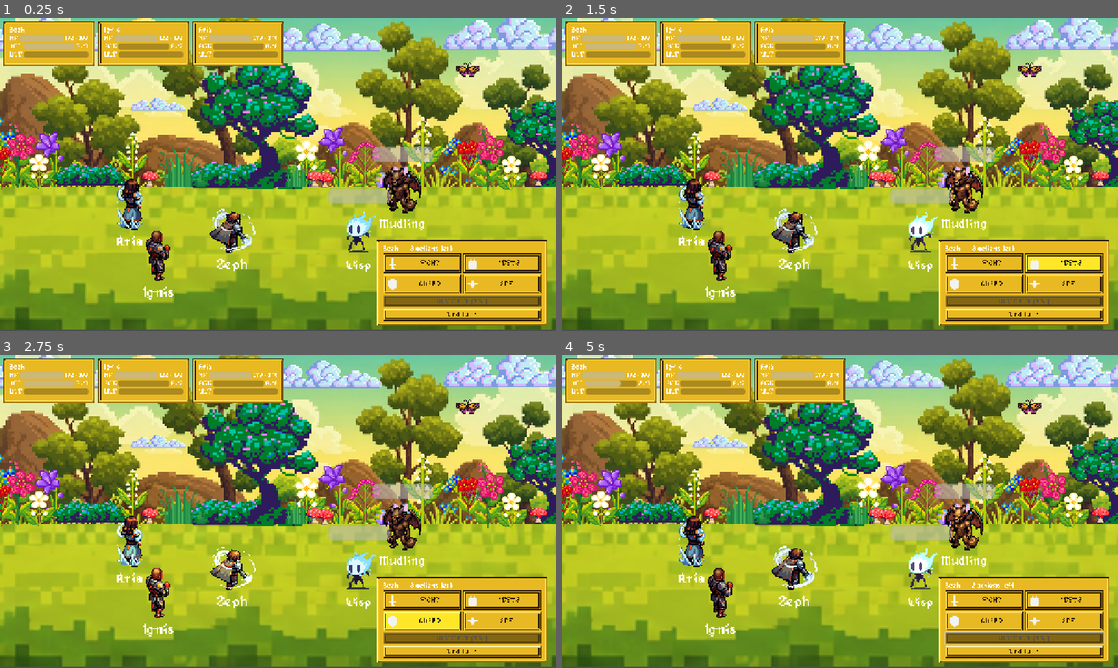
Above: before the commit, frames 1-4 (two rows, left to right).
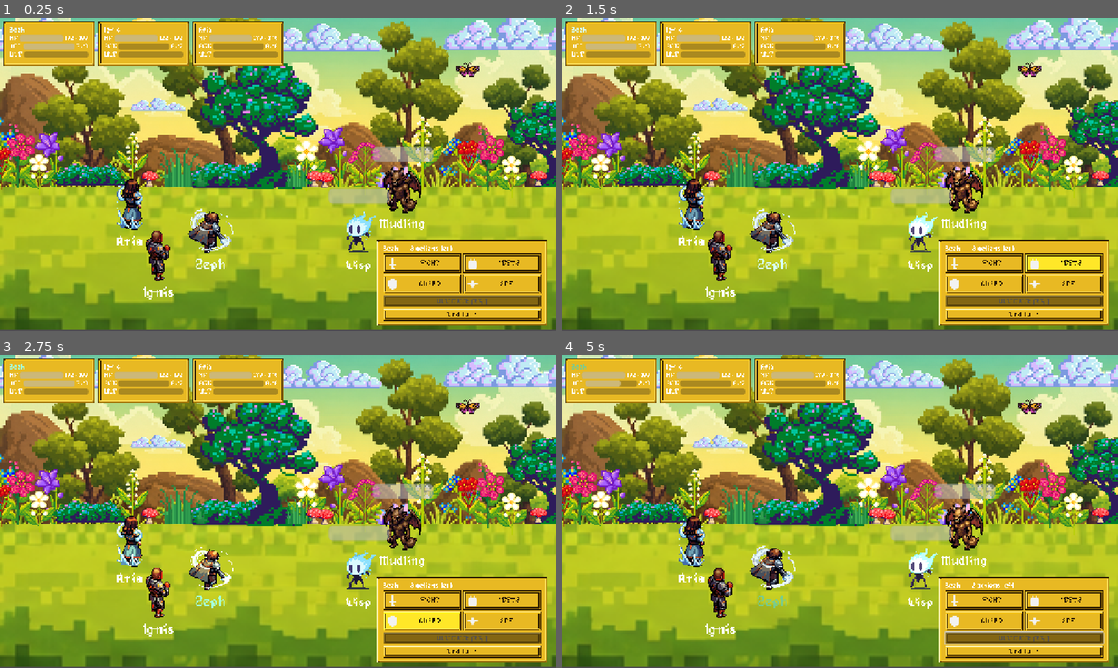
Above: after the commit, the same moments.

Repository: j75484696-bot/rpg_game_dmitra
Game: Godot game, scene res://scenes/battle/battle.tscn
Two runs of this game, one before a commit and one after it. Both use one fixed random seed, a clock stepped at 60 frames per second and the inputs below.
Inputs (mouse positions are in pixels of both pictures, inside the frame that each line leads up to):
- Up to frame 1 (0.25 s): no input
- Up to frame 2 (1.5 s): click "FIGHT" at 0.5 s; click "ITEMS" at 1.25 s
- Up to frame 3 (2.75 s): click "GUARD" at 2 s
- Up to frame 4 (5 s): move the mouse to (795, 564) at 2.77 s; hold Right (ui_right) 2.78-3.5 s; click (795, 564) at 2.92 s; click "SPELL" at 3.5 s; move the mouse to (723, 592) at 4.27 s; hold Down (ui_down) from 4.28 s (still down); click (723, 592) at 4.42 s

The runs differ from the first frame. In frame 1, 1.1% of the frame differs, in the area x 33-46%, y 60-81%; in frame 2, 1.2%; in frame 3, 1.1%; in frame 4, 1.3%, in the area x 1-46%, y 2-81%.

Commit message:
Replace the step-forward with an element-coloured name shine
Combatants now stay exactly where the player put them. The acting one's
name pulses in their element colour instead -- ping-pong between
overbright and tinted, so it reads as a shine rather than a recolour.
Heroes glow both labels, the one under the sprite and the one on their
panel, so the two agree.

This is the better cue for a reason beyond taste: formation is the
player's decision and it drives threat (Front 50, Center 30, Back1 10).
Sliding combatants around to mark a turn fought the thing the layout is
there to communicate.

Elements gains COLOR and color_of() -- the ten element colours defined
once, so the turn glow, spell VFX and icons cannot drift apart. Picked
to stay legible against the gold UI frame.

Removed with it: _step, _reset_heroes, _reset_enemies, _slide, the three
STEP_* constants and the slot_home/enemy_home arrays that existed only
to support stepping. No dead code left behind.

Verified each hero glows their own element (Zeph green/Wind, Ignis
orange/Fire, Aria blue/Water), two labels pulsing for the actor, and
nobody moved across a full cycle.

Co-Authored-By: Claude Opus 5 <noreply@anthropic.com>

Diff:
--- a/core/Elements.gd
+++ b/core/Elements.gd
@@ -3,6 +3,25 @@
 
 # Every element in the game
 enum E { WATER, FIRE, WIND, EARTH, ICE, LIGHTNING, LAVA, SAND, DARK, LIGHT }
+
+# The colour that IS this element on screen — the turn glow, and whatever spell
+# VFX and icons end up needing. Defined once here so nothing invents its own.
+# Chosen to stay legible against the gold UI frame, so nothing is near #E8B923.
+const COLOR := {
+	E.WATER:     Color("3FA9F5"),
+	E.FIRE:      Color("FF6B35"),
+	E.WIND:      Color("7FE3A8"),
+	E.EARTH:     Color("B07B4A"),
+	E.ICE:       Color("9EDCF0"),
+	E.LIGHTNING: Color("FFE14D"),
+	E.LAVA:      Color("E8482A"),
+	E.SAND:      Color("D9C27A"),
+	E.DARK:      Color("9B6BD6"),
+	E.LIGHT:     Color("FFF6C2"),
+}
+
+func color_of(element: int) -> Color:
+	return COLOR.get(element, Color.WHITE)
 
 # Which slot in a stat array is which. [STA, HP, DEF, ATT, MAG, SPD]
 enum STAT { STA, HP, DEF, ATT, MAG, SPD }
--- a/scenes/battle/battle.gd
+++ b/scenes/battle/battle.gd
@@ -29,19 +29,15 @@
 	Targeting.POS.BACK1,   # threat 10
 ]
 
-# How far the acting character steps toward the enemy, and how far everyone
-# else drifts away. This is the ONLY turn cue - there is no arrow or highlight.
-const STEP_FORWARD := 50.0
-const STEP_BACK := -40.0
-const STEP_TIME := 0.18
+# The turn cue is the actor's name shining in their element colour. Nobody
+# moves — formation is the player's decision and it drives threat, so shuffling
+# combatants to mark a turn fought what the layout is there to say.
+const GLOW_PERIOD := 0.5
 
 # Bars slide to their new value rather than snapping. A 40-damage hit that
 # teleports the bar reads as a glitch; the same hit draining reads as a hit.
 const BAR_DRAIN_TIME := 0.25
 
-# Hit feedback. Both act on the SPRITE, never on the node or slot that does the
-# stepping — two tweens on one position property fight, and the loser's target
-# is where the character stays parked.
 # Floating-text colours. There is no message log — these popups ARE the log.
 const DAMAGE_COLOR := Color(1.0, 0.95, 0.85)
 const EFFECTIVE_COLOR := Color(1.0, 0.72, 0.35)
@@ -51,6 +47,8 @@
 # Pulse applied to whichever side is currently clickable.
 const TARGET_TINT := Color(1.35, 1.35, 1.1)
 
+# Hit feedback acts on the SPRITE, not the node — so a shake can never fight
+# whatever else is positioning the combatant.
 const FLASH_TIME := 0.16
 const SHAKE_OFFSET := 7.0
 const SHAKE_STEP := 0.05
@@ -83,9 +81,9 @@
 var battle: BattleState
 var hero_nodes: Array = []      # one per active hero, parented to its slot
 var enemy_nodes: Array = []     # one per enemy, index-aligned with battle.enemies
-var slot_home: Array = []       # each hero slot's resting x, to step back to
-var enemy_home: Array = []      # same for enemies - never offset from CURRENT
-								# x, or the step accumulates every turn
+# Labels currently pulsing, with their tweens, so the glow can be torn down
+# when the turn passes.
+var glow_labels: Array = []
 
 # Which action is waiting for a target, or -1 when nothing is pending.
 var pending_action: int = -1
@@ -96,8 +94,6 @@
 # --- Setup ----------------------------------------------------------------
 
 func _ready() -> void:
-	for slot in hero_slots:
-		slot_home.append(slot.position.x)
 
 	action_buttons = {
 		Actions.TYPE.MELEE: buttons.get_node("AttackButton"),
@@ -186,7 +182,6 @@
 		_dress(node, str(e.get("name", "")), ["enemy", "boss"])
 		node.get_node("ClickArea").input_event.connect(_on_combatant_clicked.bind(i, false))
 		enemy_nodes.append(node)
-		enemy_home.append(enemy_slots[i].position.x)
 
 # Give a combatant its idle animation if art exists for it, otherwise leave the
 # placeholder block showing. Art is found by name, so dropping
@@ -247,32 +242,41 @@
 # No message log. Everything the player needs to read appears in world, on the
 # thing it happened to, and leaves — see _popup().
 
-# --- The turn cue: step forward, everyone else drifts back -----------------
-
-func _step(index: int, is_hero: bool) -> void:
-	# Heroes who aren't acting never move - only the current actor steps, and
-	# only they get put back on their saved spot afterward. Resetting everyone
-	# first (a no-op for whoever's already home) keeps that true regardless of
-	# whose turn just ended.
-	_reset_heroes()
-	if not is_hero:
-		# Enemies step too, or their turn has no cue at all - which matters most
-		# on a 2-action enemy, where two hits land with nothing marking who.
-		# Enemies face left, so "forward" is negative x.
-		for i in enemy_nodes.size():
-			var to_x: float = enemy_home[i] + (-STEP_FORWARD if i == index else -STEP_BACK)
-			_slide(enemy_nodes[i].get_parent(), to_x)
-		return
-	_slide(hero_nodes[index].get_parent(), slot_home[index] + STEP_FORWARD)
-	_reset_enemies()
-
-func _reset_heroes() -> void:
-	for i in hero_nodes.size():
-		_slide(hero_nodes[i].get_parent(), slot_home[i])
-
-func _reset_enemies() -> void:
-	for i in enemy_nodes.size():
-		_slide(enemy_nodes[i].get_parent(), enemy_home[i])
+# --- The turn cue: the actor's name shines in their element colour ---------
+# Nobody moves. Formation is the player's decision and it drives threat, so
+# shuffling combatants around to mark a turn fought the thing the layout is
+# there to communicate.
+
+func _clear_turn_glow() -> void:
+	for entry in glow_labels:
+		var tween = entry["tween"]
+		if tween != null and is_instance_valid(tween):
+			tween.kill()
+		var label: Label = entry["label"]
+		if is_instance_valid(label):
+			label.modulate = Color.WHITE
+	glow_labels.clear()
+
+func _set_turn_glow(index: int, is_hero: bool) -> void:
+	_clear_turn_glow()
+	var who: Dictionary = battle.heroes[index] if is_hero else battle.enemies[index]
+	var tint: Color = Elements.color_of(int(who["element"]))
+
+	# The world label under the sprite, plus the panel name for heroes — the
+	# panel is where the player reads stats, so it should agree.
+	var labels: Array = []
+	var node: Node2D = hero_nodes[index] if is_hero else enemy_nodes[index]
+	labels.append(node.get_node("NameLabel"))
+	if is_hero and index < hero_panels.size():
+		labels.append(hero_panels[index].get_node("Margin/Rows/NameLabel"))
+
+	for label in labels:
+		# Ping-pong between overbright and merely tinted, so it reads as a
+		# shine rather than a flat recolour. Values above 1.0 bloom.
+		var tween := create_tween().set_loops()
+		tween.tween_property(label, "modulate", tint * 1.7, GLOW_PERIOD)
+		tween.tween_property(label, "modulate", tint * 0.9, GLOW_PERIOD)
+		glow_labels.append({ "label": label, "tween": tween })
 
 # Drive every bar through here. Two hits landing inside the drain window would
 # otherwise leave two tweens fighting over one property, and the bar settles on
@@ -334,11 +338,6 @@
 		var lit: bool = not clear_only and not want_allies and battle.enemies[i]["alive"]
 		_visual_of(enemy_nodes[i]).modulate = TARGET_TINT if lit else Color.WHITE
 
-func _slide(node: Node2D, to_x: float) -> void:
-	var tween := create_tween()
-	tween.set_ease(Tween.EASE_OUT).set_trans(Tween.TRANS_CUBIC)
-	tween.tween_property(node, "position:x", to_x, STEP_TIME)
-
 # --- Action menu ----------------------------------------------------------
 # ONE menu, re-pointed at whoever is acting. There is no per-hero button set.
 
@@ -413,7 +412,7 @@
 
 func on_turn_started(index: int, is_hero: bool) -> void:
 	pending_action = -1
-	_step(index, is_hero)
+	_set_turn_glow(index, is_hero)
 	_highlight_targets(false, true)   # clear any leftover pulse
 	_refresh_panels()
 	_refresh_action_menu()
@@ -456,7 +455,7 @@
 
 func on_battle_ended(party_won: bool) -> void:
 	action_menu.visible = false
-	_reset_heroes()
+	_clear_turn_glow()
 	_highlight_targets(false, true)
 	# Popping back is the caller's business once a dungeon manager exists.
 	# Standalone, there is nowhere to pop TO, so the result just stays on screen.
Not shown, changed: CHANGELOG.md
Not shown, changed: COMBAT_DATA.md
Not shown, changed: INTEGRATION_SEAMS.md
